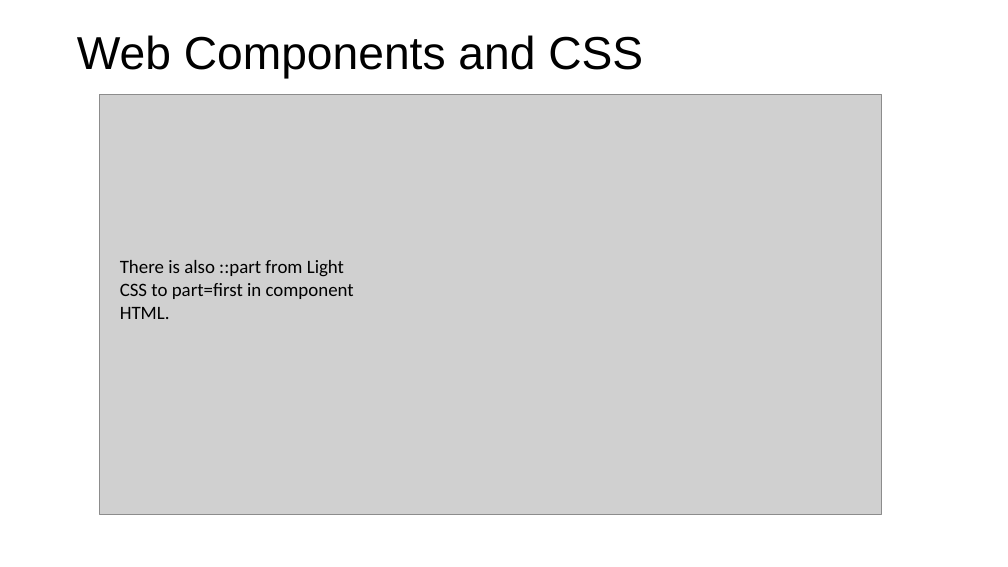
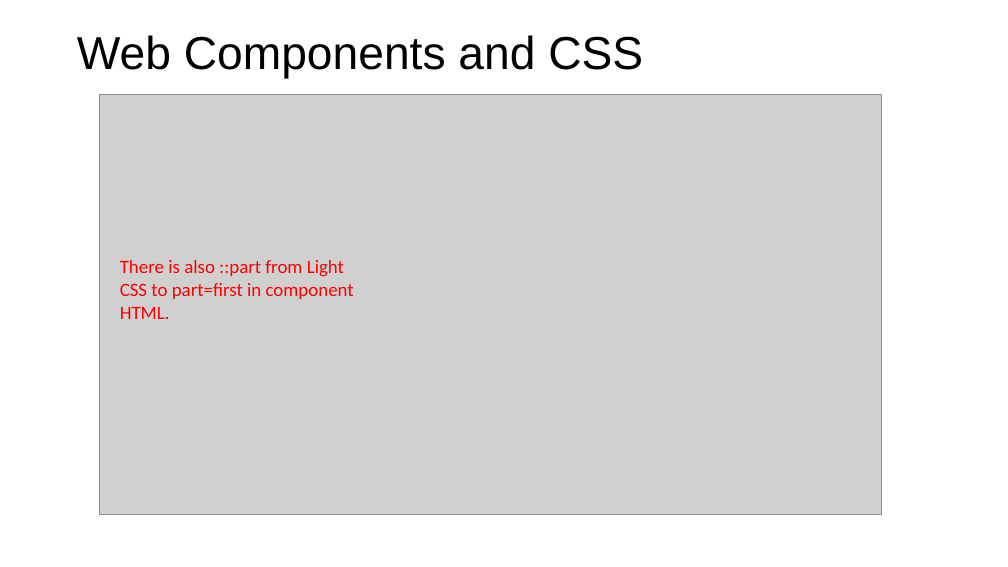
Before and after one commit to Python-Test-Engineer/web-components-v1, a slide deck: slide 4 of SLIDES/04-css.pptx (slide 3 before the commit). Drawn at 1008x567 pixels with LibreOffice and Linux fonts; fonts in the diff are those of the drawing; grey boxes stand for pictures. Boxes give left, top, right and bottom in pixels: in the first picture for what was removed or moved away, otherwise in the second. Text is boxed around its words. In the diff, an @@ line names an element or a change of style, - is before the commit and + after.

```diff
--- a/SLIDES/04-css.pptx
+++ b/SLIDES/04-css.pptx
@@ text "There is also ::part from ..." at [120, 260, 354, 319]: text colour #000000 to #FF0000 @@
```
Also in this commit, not shown: 1 other slide changed, 1 slide added, 34 other files.
